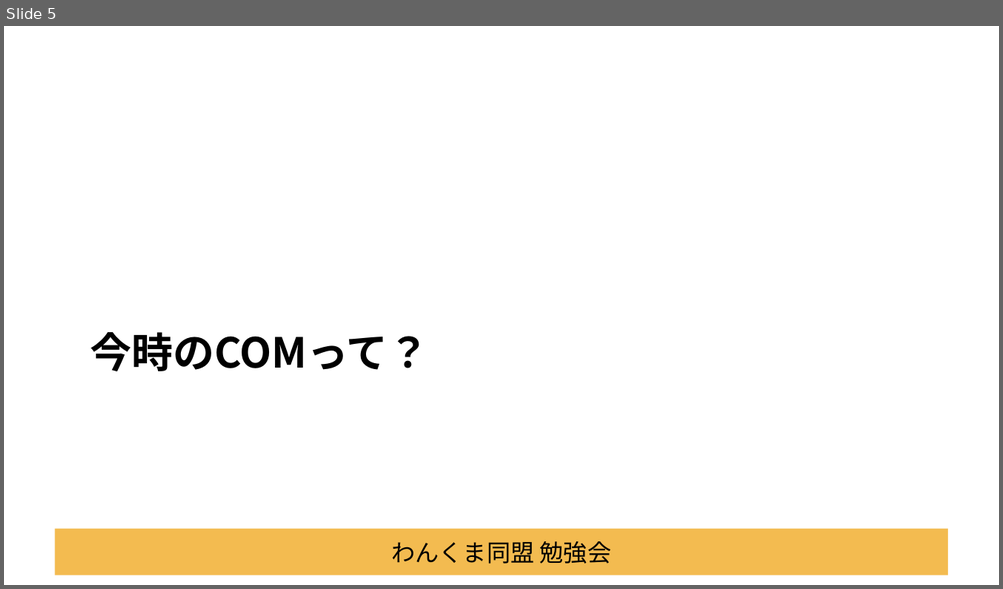
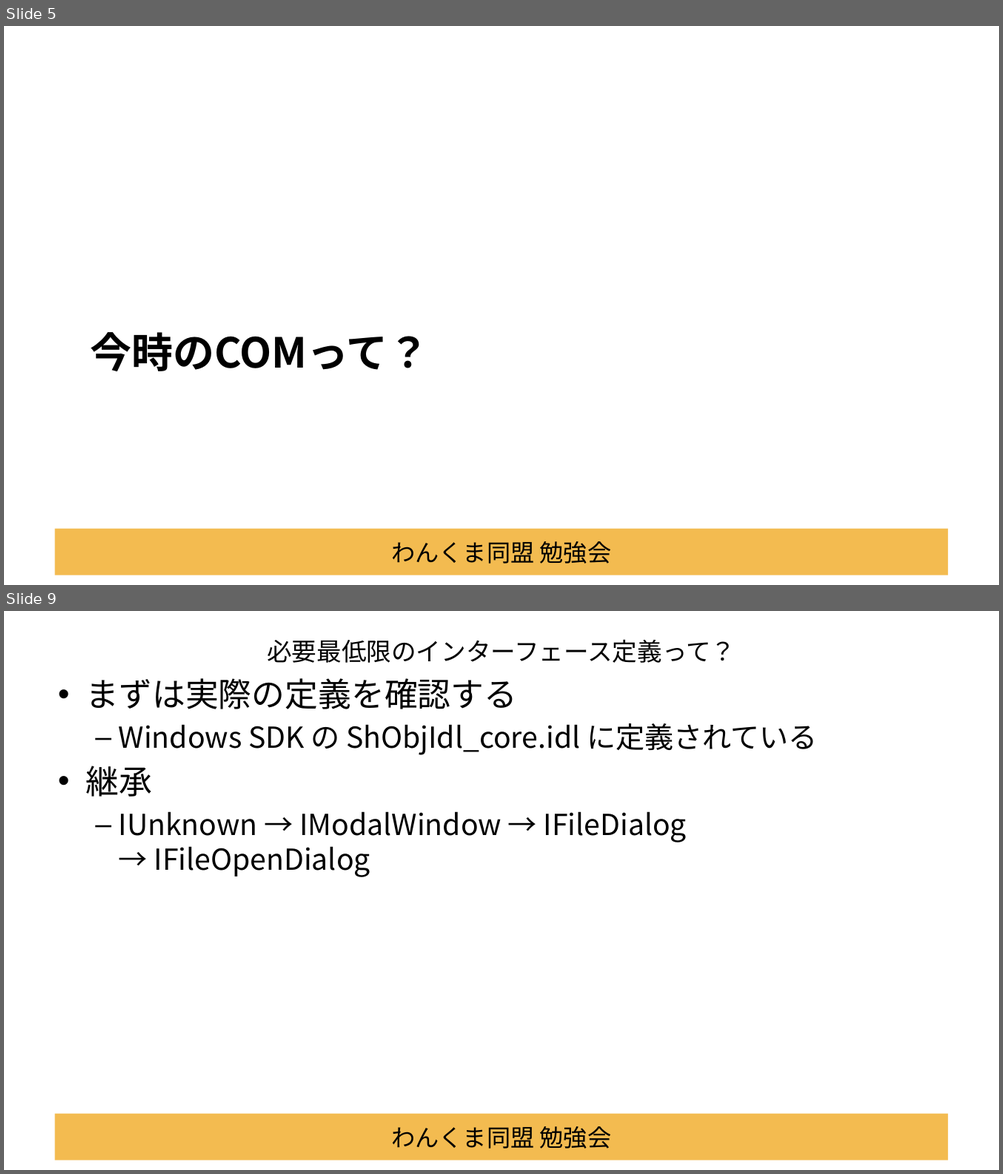
Before and after one commit to Tocchann/dotnetlab202009, a slide deck: Documents/セッション資料.pptx. Shown one above the other, each under a label of ours: slide 5 before the commit, slides 5 and 9 after it; the slides between them are not shown. The pictures are 1003x589 and 1003x1174 pixels, drawn with LibreOffice and Linux fonts; fonts in the diff are those of the drawing; background and template pictures are left out. Boxes give left, top, right and bottom in pixels: in the first picture for what was removed or moved away, otherwise in the second. Text is boxed around its words. In the diff, an @@ line names an element or a change of style, - is before the commit and + after.

```diff
--- a/Documents/セッション資料.pptx
+++ b/Documents/セッション資料.pptx
@@ slide 9 added at box(4, 611, 999, 1170), background #FFFFFF; not listed: 1 template element that a slide beside it also shows @@
@@ title added at box(267, 639, 735, 663), 24 pt, text #000000 @@
+必要最低限のインターフェース定義って？
@@ text added at box(86, 678, 817, 877), 28 pt, text #000000 @@
+• まずは実際の定義を確認する
+  – Windows SDK の ShObjIdl_core.idl に定義されている
+• 継承
+  – IUnknown → IModalWindow → IFileDialog
+    → IFileOpenDialog
```
Also in this commit, not shown: 5 slides changed, 8 other slides added, 5 other files.
